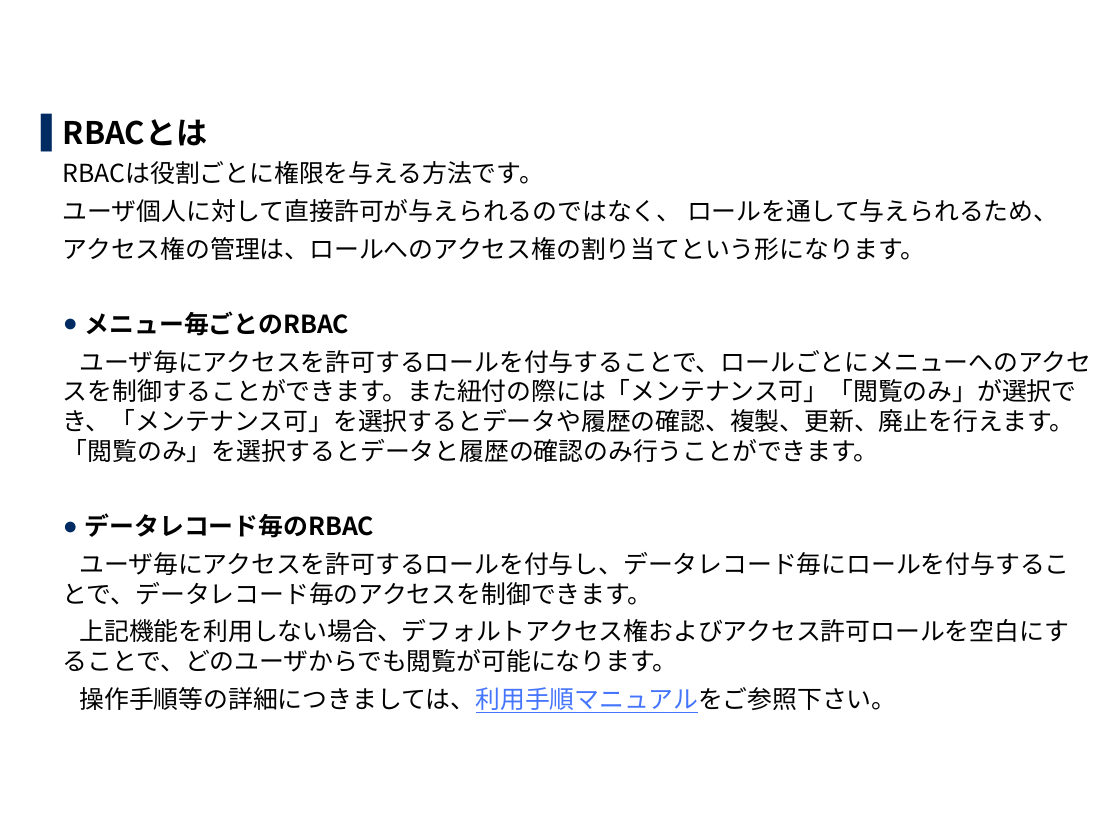
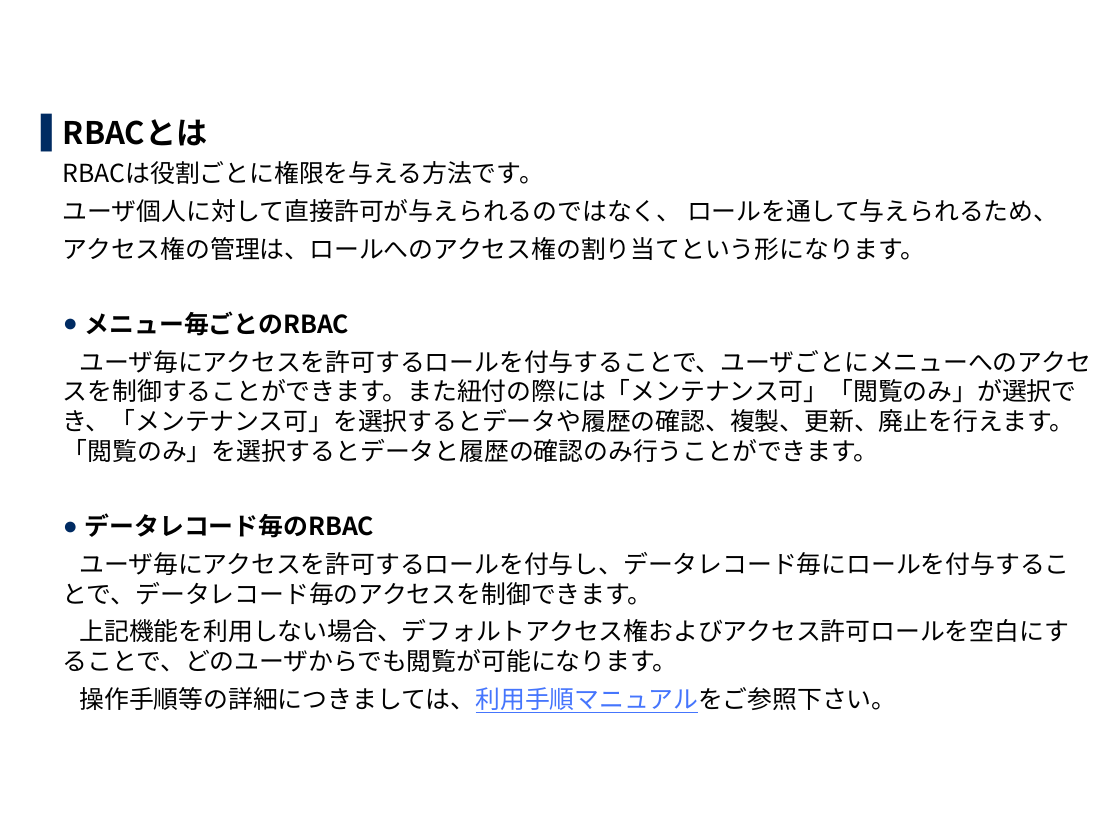
Before and after one commit to exastro-suite/it-automation-docs, a slide deck: slide 7 of asset/Learn_ja/ITA-base_classroom_lecture_ja.pptx. Drawn at 1120x840 pixels with LibreOffice and Linux fonts; fonts in the diff are those of the drawing; background and template pictures are left out. Boxes give left, top, right and bottom in pixels: in the first picture for what was removed or moved away, otherwise in the second. Text is boxed around its words. In the diff, an @@ line names an element or a change of style, - is before the commit and + after.

```diff
--- a/asset/Learn_ja/ITA-base_classroom_lecture_ja.pptx
+++ b/asset/Learn_ja/ITA-base_classroom_lecture_ja.pptx
@@ text at [63, 350, 1091, 462]: text changed @@
-  ユーザ毎にアクセスを許可するロールを付与することで、ロールごとにメニューへのアクセスを制御することができます。また紐付の際には「メンテナンス可」「閲覧のみ」が選択でき、「メンテナンス可」を選択するとデータや履歴の確認、複製、更新、廃止を行えます。「閲覧のみ」を選択するとデータと履歴の確認のみ行うことができます。
+  ユーザ毎にアクセスを許可するロールを付与することで、ユーザごとにメニューへのアクセスを制御することができます。また紐付の際には「メンテナンス可」「閲覧のみ」が選択でき、「メンテナンス可」を選択するとデータや履歴の確認、複製、更新、廃止を行えます。「閲覧のみ」を選択するとデータと履歴の確認のみ行うことができます。
```
Also in this commit, not shown: 1 other file.
